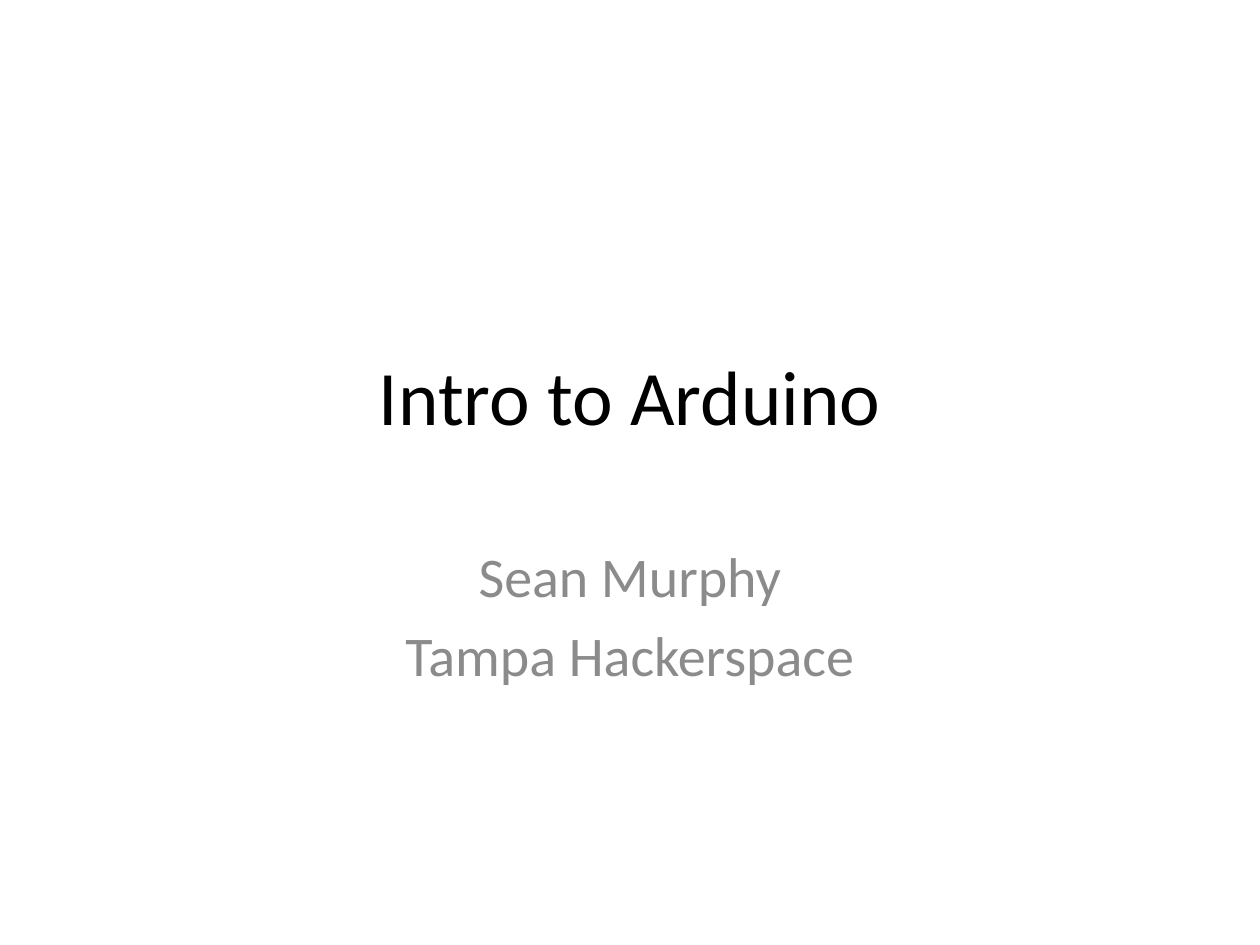
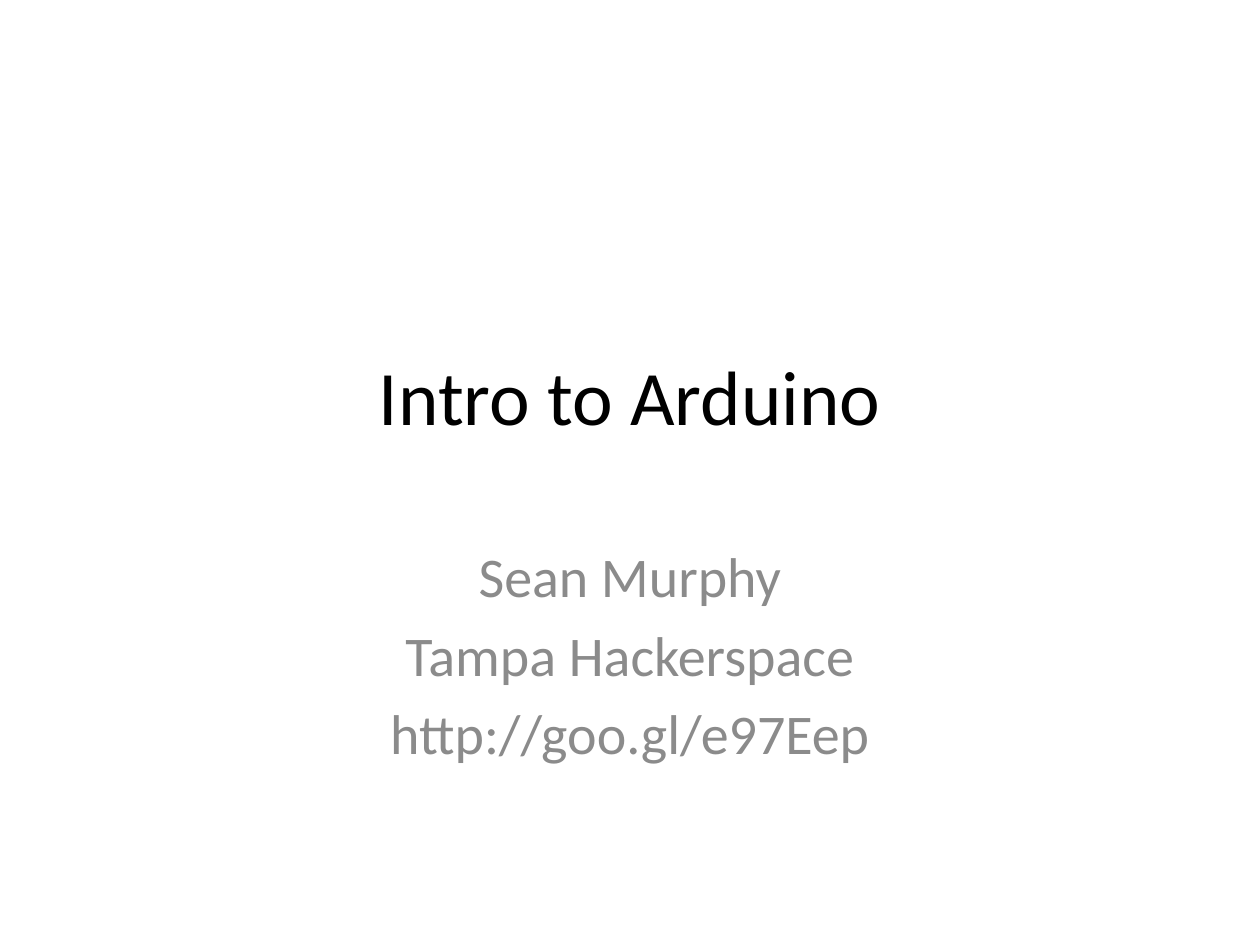
Before and after one commit to duckythescientist/hackerspace, a slide deck: slide 1 of Intro to Arduino.pptx. Drawn at 1260x945 pixels with LibreOffice and Linux fonts; fonts in the diff are those of the drawing. Boxes give left, top, right and bottom in pixels: in the first picture for what was removed or moved away, otherwise in the second. Text is boxed around its words. In the diff, an @@ line names an element or a change of style, - is before the commit and + after.

```diff
--- a/Intro to Arduino.pptx
+++ b/Intro to Arduino.pptx
@@ subtitle at (390, 715, 869, 764): paragraph added @@
+http://goo.gl/e97Eep
```
Also in this commit, not shown: 1 other file.
